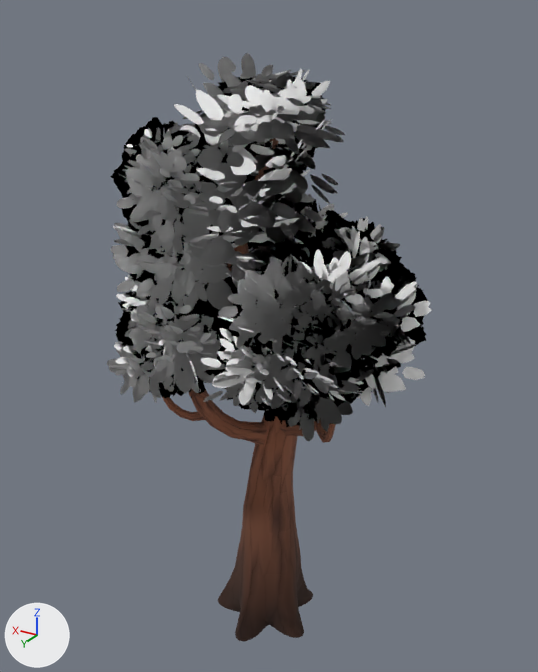
Before and after pictures for a commit that changed the glTF model public/models/CommonTree_2.glb.
Both versions are drawn from a camera (50 mm lens) standing at (-4.36, 7.2, 7.65) and looking at (0.11, -0.25, 3.92). The axes (+X, +Y, +Z) are drawn at lower left. The lights are the same throughout. The first picture is the older version.

Script lines for the objects in view, before the commit:
```python
me_tree_024 = bpy.data.meshes.new('tree.024')
me_tree_024.from_pydata(...)  # 4950 vertices, 5648 faces; spans x -2.22..2.24, y -2.42..1.85, z -0.24..7.4
# faces by material slot: [4310, 1338]
me_tree_024.materials.append(mat_bark_normaltree)
me_tree_024.materials.append(mat_leaves_normaltree)
ob_commontree_2 = bpy.data.objects.new('CommonTree_2', me_tree_024)
ob_commontree_2.location = (0.0, 0.0, 0.0)
```
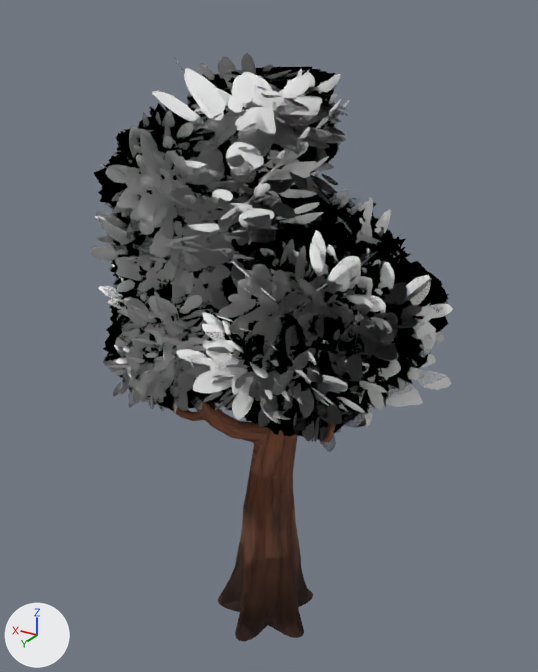
The change, as a list of edits to the scene's bpy script:
```text
Add me_lod1:
    me_lod1.from_pydata(...)  # 1557 vertices, 1435 faces; spans x -2.61..2.51, y -2.64..2.23, z -0.24..7.51
    # faces by material slot: [893, 542]
    me_lod1.materials.append(mat_bark_normaltree)
    me_lod1.materials.append(mat_leaves_normaltree)
Add ob_lod1:
    ob_lod1 = bpy.data.objects.new('LOD1', me_lod1)
    ob_lod1.location = (0.0, 0.0, 0.0)
```

Location of each change, (x1, y1, x2, y2) in pixels of the pictures (538 x 672 px):
'LOD1', added: after (91, 55, 453, 635)
    faces in mat_leaves_normaltree: (91, 55, 453, 452)
    faces in mat_bark_normaltree: (187, 402, 326, 635)
